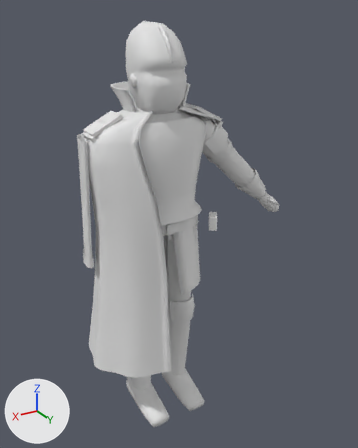
What one commit did to the glTF model models/characters/captain.glb.
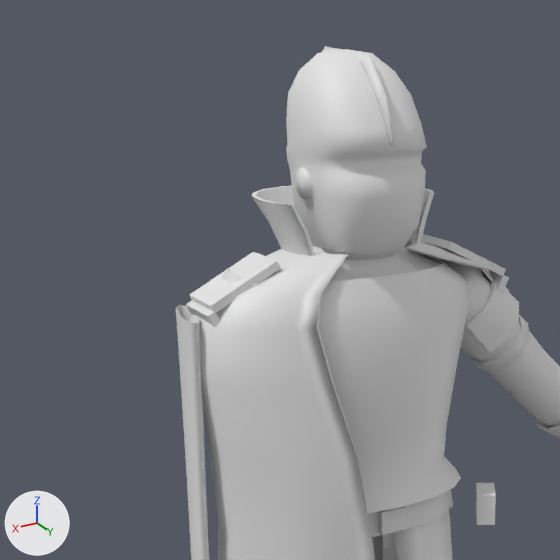
Each version appears first whole from a 50 mm lens placed at (1.069, 1.986, 2.034), pointed at (-0.156, -0.055, 1.013), and next in a close-up on the part from 0% to 69% of the width and 0% to 55% of the height. The lights are fixed; the arrows at lower left show +X, +Y and +Z. The last two pictures show the newer version. Vertices at exactly the same position are counted once.

Names of what the first close-up shows: 'Body', 'Coat', 'Severable', 'Stump', 'Trim'.
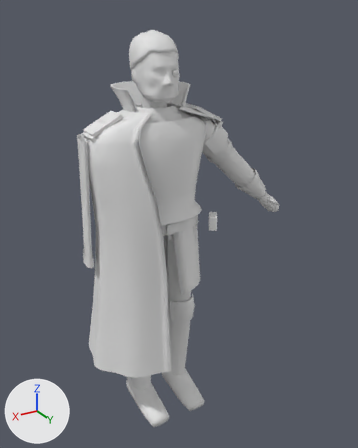
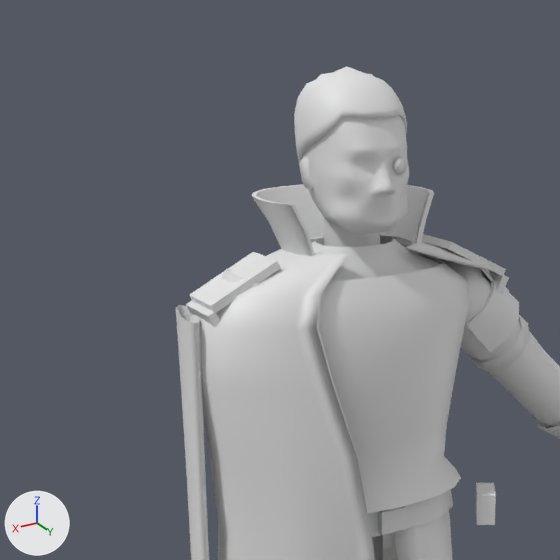
Location of each change, [x1, y1, x2, y2] in pixels of the close-ups (560 x 560 px):
```json
{"object": "Body", "change": "reshaped", "before": [222, 46, 521, 560], "after": [222, 66, 521, 560]}
{"part": 1, "of": "me_body", "change": "added", "after": [394, 157, 407, 175]}
{"part": 2, "of": "me_body", "change": "cut back", "before": [286, 46, 427, 260], "after": [294, 66, 409, 247]}
```

Scene script edits in JSON lines:
```json
{"block": "me_body", "where": "# used by ob_body; location = (0.0, 0.0, 0.0)"}
{"op": "remove", "block": "me_body", "code": "me_body.from_pydata(...)  # 1489 vertices, 2698 faces; spans x -0.42..0.3, y -0.17..0.22, z 0.0..2.0"}
{"op": "add", "block": "me_body", "code": "me_body.from_pydata(...)  # 2272 vertices, 4226 faces; spans x -0.42..0.3, y -0.17..0.22, z 0.0..1.96"}
{"block": "me_body", "change": "me_body part 1: a new loose piece of 22 vertices spanning x -0.06..-0.03, y 0.1..0.12, z 1.78..1.81, in mat_captain (white #e7e7e7)"}
{"block": "me_body", "change": "me_body part 2: 6 vertices moved within x -0.1..0.1, y -0.13..0.01, z 1.69..1.86; 320 vertices removed from x -0.12..0.12, y -0.15..0.16, z 1.59..2.0; 1067 vertices added at x -0.1..0.1, y -0.13..0.14, z 1.59..1.96"}
{"block": "me_body", "change": "other edits to the shape of me_body do not show in these pictures"}
```
